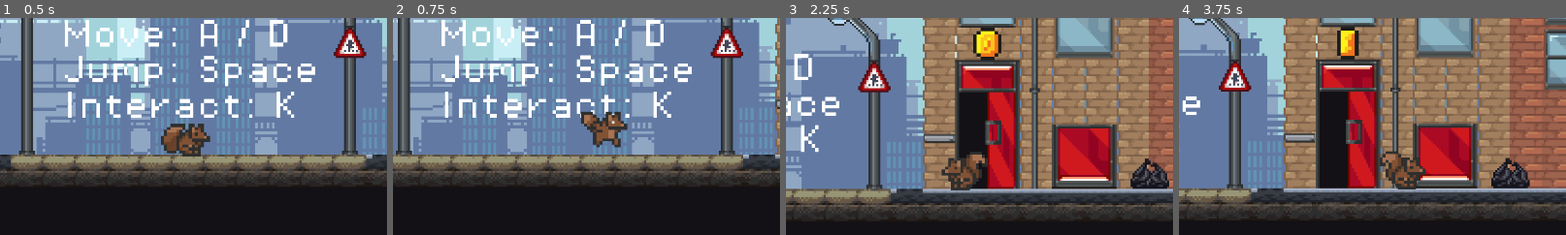
Above: before the commit, frames 1-4 (left to right).
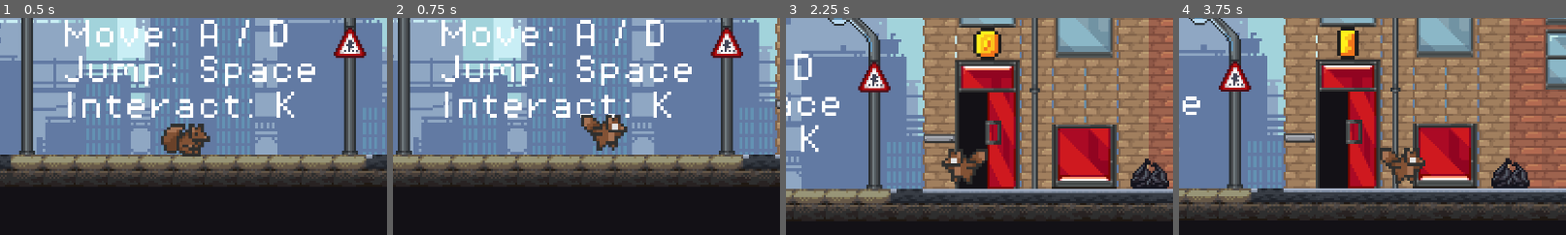
Above: after the commit, the same moments.

Repository: CS196Illinois/FA25-Group6
Game: Godot game, scene res://Scene/games.tscn
Same seed, same stepped clock (60 frames per second), same inputs: the game is played once before the commit and once after it.
Inputs:
- Up to frame 1 (0.5 s): no input
- Up to frame 2 (0.75 s): hold Right (move_right) from 0.53 s (still down); hold K (interact) from 0.53 s (still down)
- Up to frame 3 (2.25 s): tap Space (jump) at 0.77, 1.52 s; release K (interact) at 1.28 s; tap K (interact) at 1.35 s; release Right (move_right) at 2.03 s; hold A (move_left) from 2.03 s (still down); hold K (interact) from 2.03 s (still down)
- Up to frame 4 (3.75 s): release A (move_left) at 2.78 s; release K (interact) at 2.78 s; hold Right (move_right) from 2.78 s (still down); tap K (interact) at 2.85 s; tap Space (jump) at 3.02 s; hold K (interact) from 3.53 s (still down)
The pictures show only the part of the screen within x 25-75%, y 49-99%; the shares and areas given below are measured in that part.

Frame 1 is identical in both runs. In frame 2, 1.0% of the frame differs, in the area x 48-61%, y 42-62%; in frame 3, 1.3%, in the area x 40-53%, y 60-80%; in frame 4, 1.3%.

Commit message:
change beat animation

Diff:
--- a/cs-honors-proj/Scene/player.tscn
+++ b/cs-honors-proj/Scene/player.tscn
@@ -1,11 +1,7 @@
-[gd_scene load_steps=24 format=3 uid="uid://cgqtlonm2cm3i"]
+[gd_scene load_steps=23 format=3 uid="uid://cgqtlonm2cm3i"]
 
 [ext_resource type="Texture2D" uid="uid://crau8b5fv3xqb" path="res://Asset/sprite/Squirrel Sprite Sheet.png" id="1_kelma"]
 [ext_resource type="Script" uid="uid://b2drha0lbokl5" path="res://Script/player.gd" id="1_y8w33"]
-
-[sub_resource type="AtlasTexture" id="AtlasTexture_c40dt"]
-atlas = ExtResource("1_kelma")
-region = Rect2(0, 160, 32, 32)
 
 [sub_resource type="AtlasTexture" id="AtlasTexture_lgjog"]
 atlas = ExtResource("1_kelma")
@@ -82,9 +78,6 @@
 [sub_resource type="SpriteFrames" id="SpriteFrames_2sw5t"]
 animations = [{
 "frames": [{
-"duration": 1.0,
-"texture": SubResource("AtlasTexture_c40dt")
-}, {
 "duration": 1.0,
 "texture": SubResource("AtlasTexture_lgjog")
 }, {
@@ -175,7 +168,8 @@
 sprite_frames = SubResource("SpriteFrames_2sw5t")
 animation = &"beat"
 autoplay = "idle"
-frame_progress = 0.54792106
+frame = 2
+frame_progress = 1.0
 
 [node name="CollisionShape2D" type="CollisionShape2D" parent="."]
 position = Vector2(0.32864866, -3.076441)
--- a/cs-honors-proj/Script/player.gd
+++ b/cs-honors-proj/Script/player.gd
@@ -4,7 +4,6 @@
 const SPEED = 100.0
 const JUMP_VELOCITY = -300.0
 @onready var animated_sprite_2d: AnimatedSprite2D = $AnimatedSprite2D
-
 
 func _physics_process(delta: float) -> void:
 	# Add the gravity.
